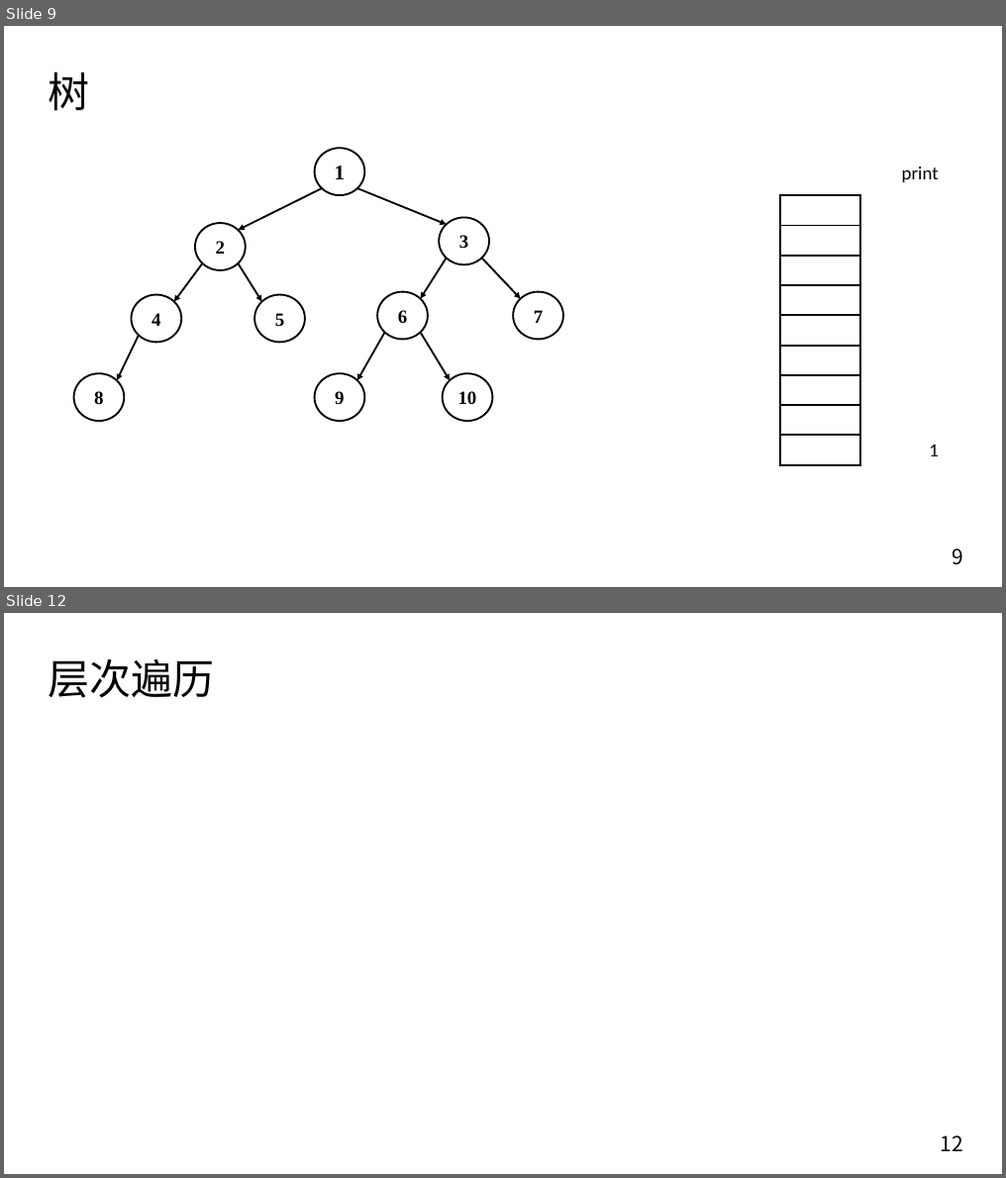
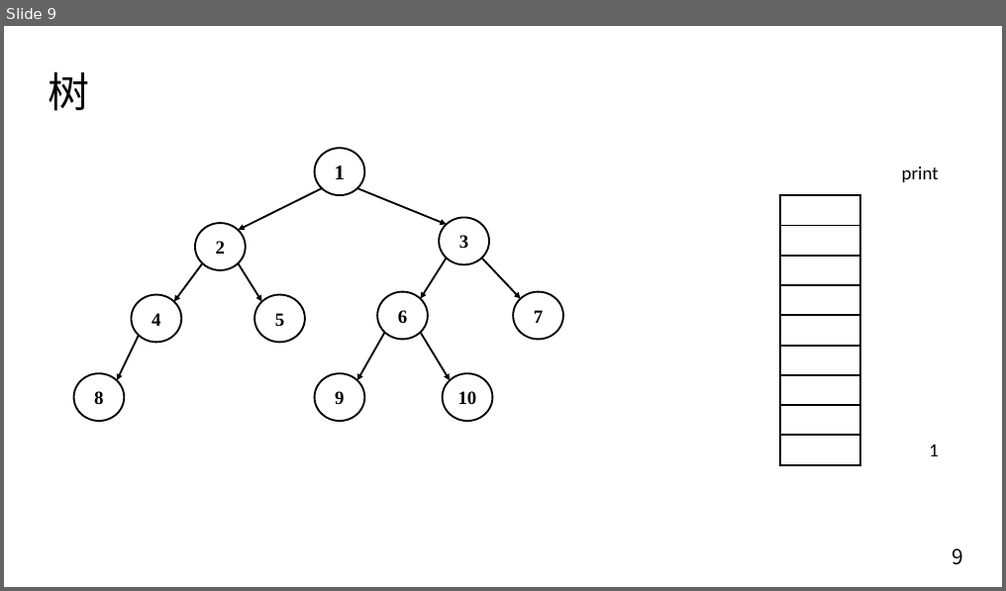
Before and after one commit to Hansimov/cs-notes, a slide deck: cs-seminar/算法与数据结构/树/树.pptx. Shown one above the other, each under a label of ours: slides 9 and 12 before the commit, slide 9 after it; the slides between them are not shown. The pictures are 1006x1178 and 1006x591 pixels, drawn with LibreOffice and Linux fonts; fonts in the diff are those of the drawing. Boxes give left, top, right and bottom in pixels: in the first picture for what was removed or moved away, otherwise in the second. Text is boxed around its words. In the diff, an @@ line names an element or a change of style, - is before the commit and + after.

```diff
--- a/cs-seminar/算法与数据结构/树/树.pptx
+++ b/cs-seminar/算法与数据结构/树/树.pptx
@@ slide 12 removed at bbox=[4, 613, 1002, 1174], background #FFFFFF @@
@@ title removed at bbox=[48, 659, 214, 698] @@
-层次遍历
@@ page number removed at bbox=[941, 1136, 963, 1152] @@
-12
```
Also in this commit, not shown: 2 slides changed, 1 other slide removed, 2 other files.
